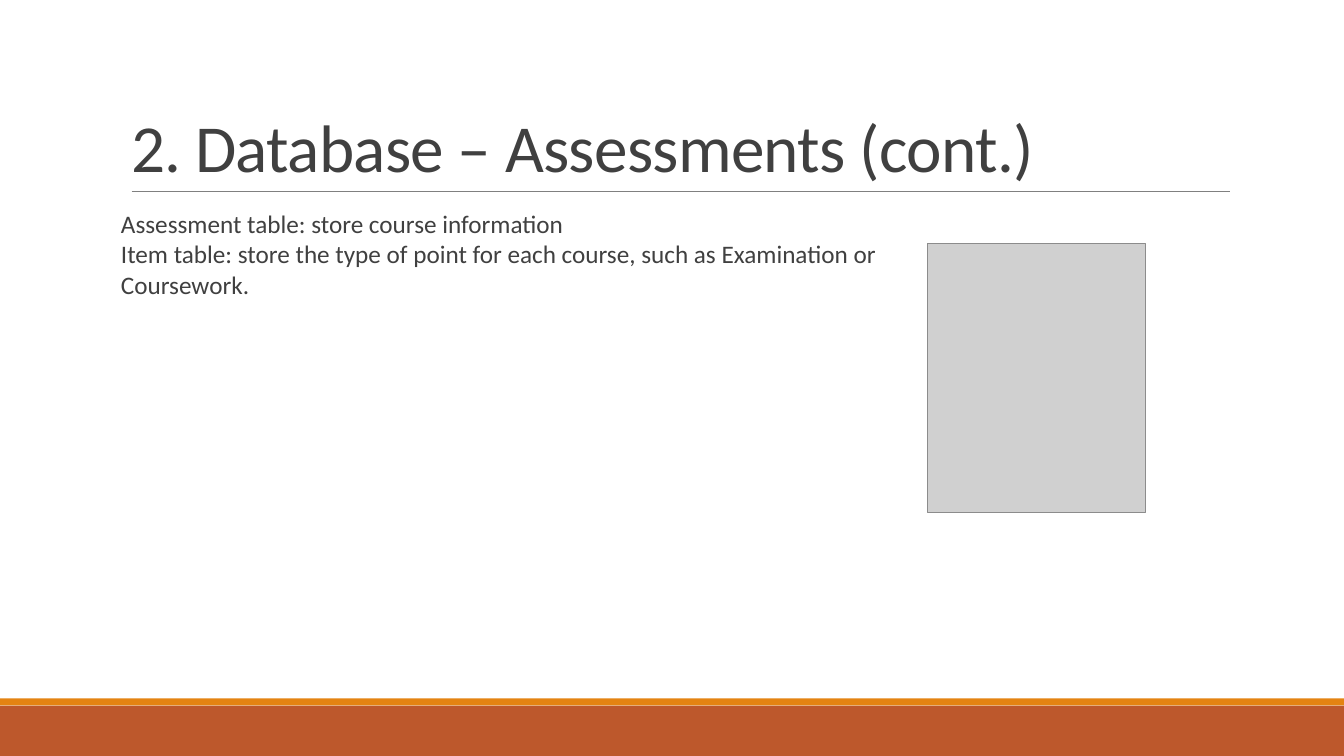
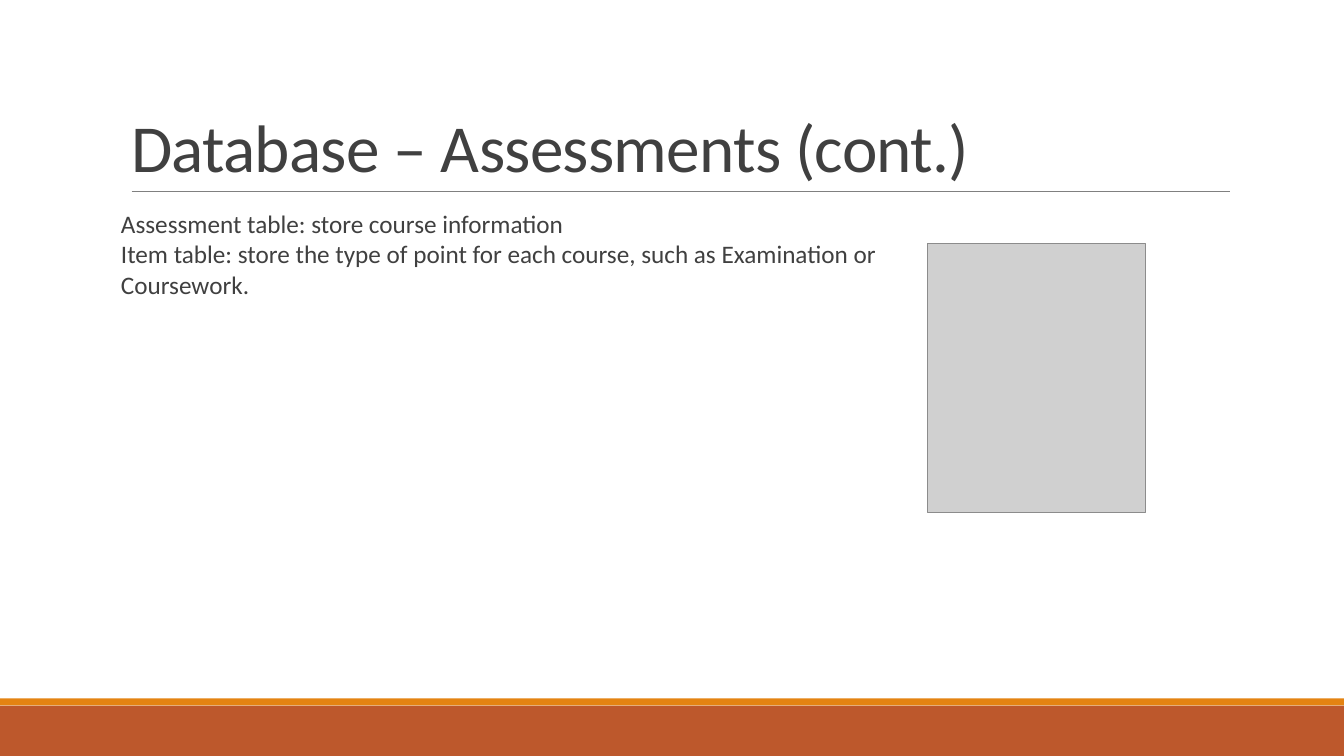
Before and after one commit to kaka-develop/ec-management, a slide deck: slide 11 of documents/Presentation.pptx (slide 6 before the commit). Drawn at 1344x756 pixels with LibreOffice and Linux fonts; fonts in the diff are those of the drawing; grey boxes stand for pictures. Boxes give left, top, right and bottom in pixels: in the first picture for what was removed or moved away, otherwise in the second. Text is boxed around its words. In the diff, an @@ line names an element or a change of style, - is before the commit and + after.

```diff
--- a/documents/Presentation.pptx
+++ b/documents/Presentation.pptx
@@ title at <box>131,123,969,181</box>: text changed @@
-2. Database – Assessments (cont.)
+Database – Assessments (cont.)
```
Also in this commit, not shown: 7 other slides changed, 18 slides added.
